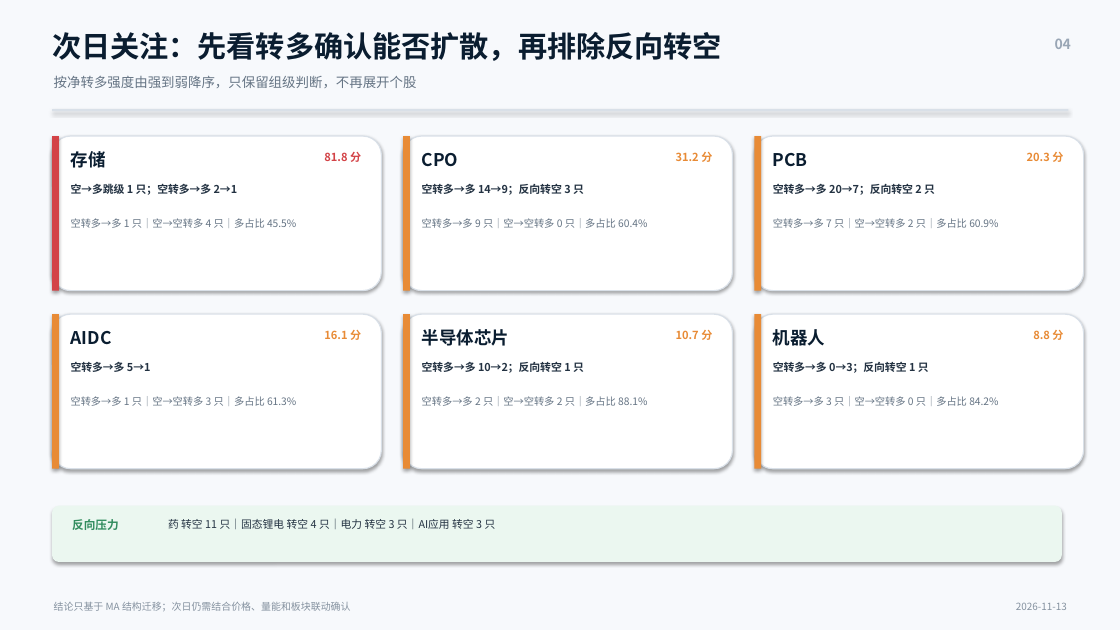
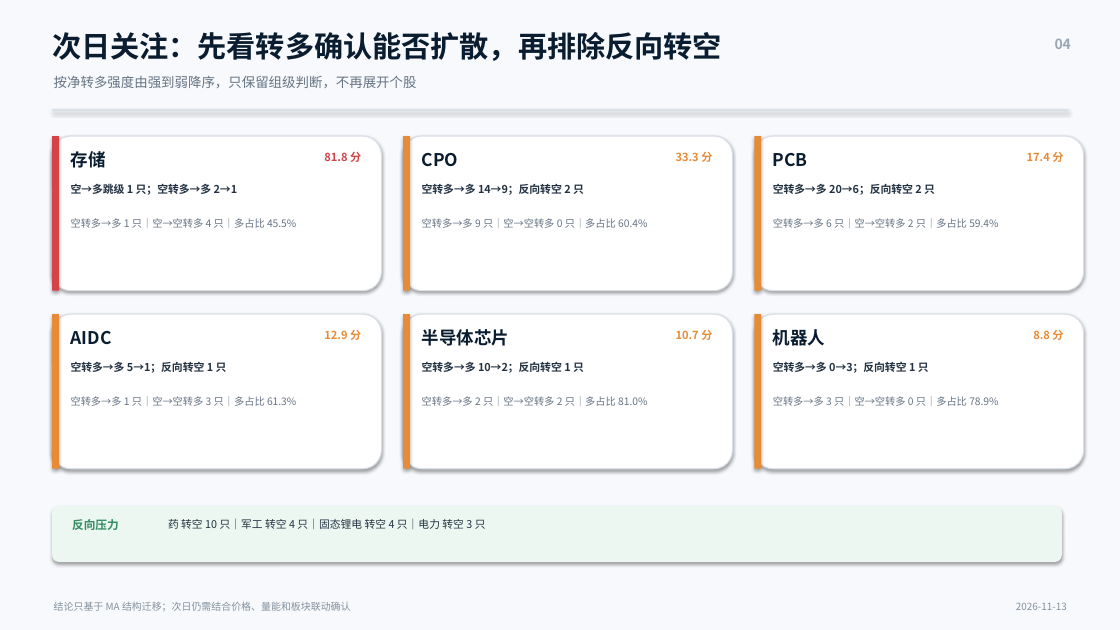
Before and after one commit to nancybhc/a-share-blast-lab, a slide deck: slide 4 of assets/多空阶段简报_2026-11-13.pptx. Drawn at 1120x630 pixels with LibreOffice and Linux fonts; fonts in the diff are those of the drawing. Boxes give left, top, right and bottom in pixels: in the first picture for what was removed or moved away, otherwise in the second. Text is boxed around its words. In the diff, an @@ line names an element or a change of style, - is before the commit and + after.

```diff
--- a/assets/多空阶段简报_2026-11-13.pptx
+++ b/assets/多空阶段简报_2026-11-13.pptx
@@ text at (676,152,712,162): text changed @@
-31.2 分
+33.3 分
@@ text at (1027,152,1063,162): text changed @@
-20.3 分
+17.4 分
@@ text at (773,183,935,195): text changed @@
-空转多→多 20→7；反向转空 2 只
+空转多→多 20→6；反向转空 2 只
@@ text at (773,218,998,228): text changed @@
-空转多→多 7 只｜空→空转多 2 只｜多占比 60.9%
+空转多→多 6 只｜空→空转多 2 只｜多占比 59.4%
@@ text at (324,330,361,340): text changed @@
-16.1 分
+12.9 分
@@ text at (71,362,227,373): text changed @@
-空转多→多 5→1
+空转多→多 5→1；反向转空 1 只
@@ text at (422,396,647,406): text changed @@
-空转多→多 2 只｜空→空转多 2 只｜多占比 88.1%
+空转多→多 2 只｜空→空转多 2 只｜多占比 81.0%
@@ text at (773,396,998,406): text changed @@
-空转多→多 3 只｜空→空转多 0 只｜多占比 84.2%
+空转多→多 3 只｜空→空转多 0 只｜多占比 78.9%
@@ text at (168,518,486,529): text changed @@
-药 转空 11 只｜固态锂电 转空 4 只｜电力 转空 3 只｜AI应用 转空 3 只
+药 转空 10 只｜军工 转空 4 只｜固态锂电 转空 4 只｜电力 转空 3 只
```
Also in this commit, not shown: 3 other slides changed, 8 other files.
